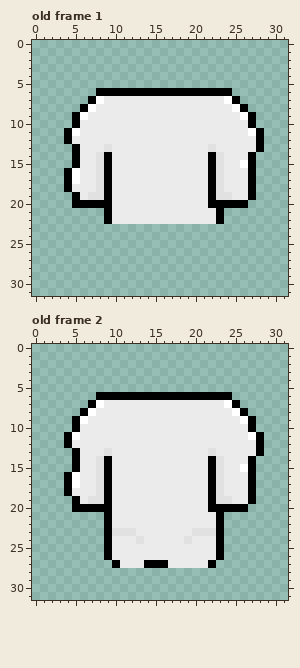
Two versions of one pixel-art file, Assets/Sprites/Bodies/Human/Chests/Chests.aseprite. That is the earlier state.
32x32 pixels, 2 frames. Colours within 5 levels of each other are drawn and written as one. Shown: old frame 1, old frame 2. The commit also changed other frames, which this record leaves out.
And afterwards:
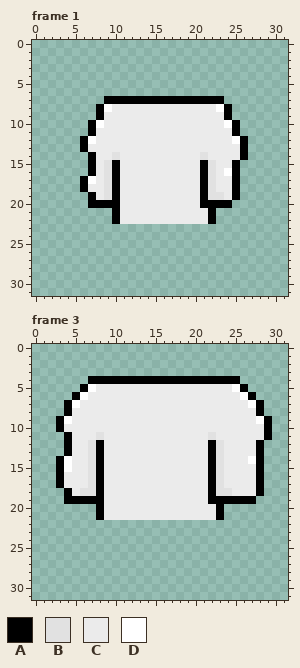
Palette (. is transparent): A #000000  B #e1e1e1  C #ebebeb  D #ffffff
A new or re-ordered frame is compared with the old frame closest to it.
Difference:
frames 2 -> 6
Frame 1 is new; against old frame 1, layer "Белый":
y 6: x 8..24 AAAAAAAAAAAAAAAAA -> .................
y 7: x 7..25 ADCCCCCCCCCCCCCCCDA -> ..AAAAAAAAAAAAAAA..
y 8: x 6..9 ADCC -> ..AD; x 23..26 CCDA -> DA..
y 9: x 5..8 ADCC -> ...A; x 24..27 CCDA -> A...
y 10: x 5..8 ACCC -> ..AD; x 24..27 CCCA -> DA..
y 11: x 4..7 ADCC -> ...A; x 25..28 CCDA -> A...
y 12: x 4..7 ACCC -> ..AD; x 25..28 CCCA -> DA..
y 13: x 5..6 AC -> .A; x 9 B -> C; x 22 B -> C; x 26..28 CCA -> A..
y 14: x 5..10 ACCBAC -> ..ACCB; x 21..23 CAB -> BCC; x 26..27 CA -> A.
y 15: x 5..10 ACCBAC -> ..ACBA; x 21..23 CAB -> ABC; x 25..27 CDA -> A..
y 16: x 4..10 ADCCBAC -> ...ACBA; x 21..27 CABCCCA -> ABCDA..
y 17: x 4..10 ADCCBAC -> ..ADCBA; x 21..23 CAB -> ABC; x 25..27 CCA -> A..
y 18: x 4..6 ACC -> ..A; x 8..10 BAC -> CBA; x 21..23 CAB -> ABC; x 25..27 CCA -> A..
y 19: x 5..10 ACBBAC -> ..ACBA; x 21..22 CA -> AB; x 24..27 BCCA -> CA..
y 20: x 5..6 AA -> ..; x 10 C -> A; x 21 C -> A; x 25..26 AA -> ..
y 21..22: x 9..10 AC -> .A; x 22..23 CA -> A.
Frame 3 against old frame 2, layer "Белый":
y 4: x 7..25 ................... -> AAAAAAAAAAAAAAAAAAA
y 5: x 6..26 ..................... -> ADCCCCCCCCCCCCCCCCCDA
y 6: x 5..27 ...AAAAAAAAAAAAAAAAA... -> ADCCCCCCCCCCCCCCCCCCCDA
y 7: x 4..8 ...AD -> ADCCC; x 24..28 DA... -> CCCDA
y 8: x 4..7 ..AD -> ACCC; x 25..28 DA.. -> CCCA
y 9: x 3..6 ..AD -> ADCC; x 26..29 DA.. -> CCDA
y 10: x 3..5 ..A -> ACC; x 27..29 A.. -> CCA
y 11: x 5 D -> C; x 8 C -> B; x 22 C -> B; x 27..29 DA. -> CCA
y 12: x 7..8 CC -> BA; x 22..23 CC -> AB
y 13: x 4..5 .A -> AC; x 7..9 CCB -> BAC; x 22..23 BC -> AB
y 14: x 3..5 ..A -> ADC; x 7..9 CBA -> BAC; x 27..28 A. -> DA
y 15: x 3..5 ..A -> ADC; x 7..9 CBA -> BAC; x 26..28 DA. -> CCA
y 16..17: x 3..5 .AD -> ACC; x 7..9 CBA -> BAC; x 27..28 A. -> CA
y 18: x 6..9 CCBA -> BBAC; x 24 C -> B; x 27..28 A. -> CA
y 19: x 4 . -> A; x 6..9 CBBA -> AAAC; x 23..26 BBCC -> AAAA
y 20: x 5..7 AAA -> ...; x 9 A -> C; x 22 A -> C; x 24..26 AAA -> ...
y 21: x 8..9 .A -> AC
y 22: x 9..23 ACCCCCCCCCCCCCA -> ...............
y 23: x 9..23 ABBBCCCCCCCBBBA -> ...............
y 24: x 9..23 ACCCBCCCCCBCCCA -> ...............
y 25..26: x 9..23 ACCCCCCCCCCCCCA -> ...............
y 27: x 10..22 ACCCAAACCCCCA -> .............
